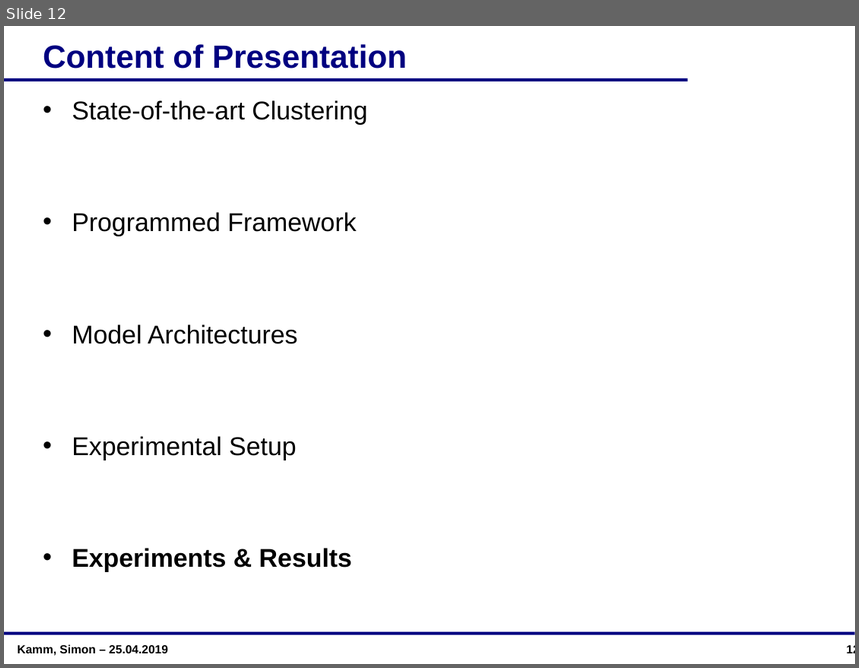
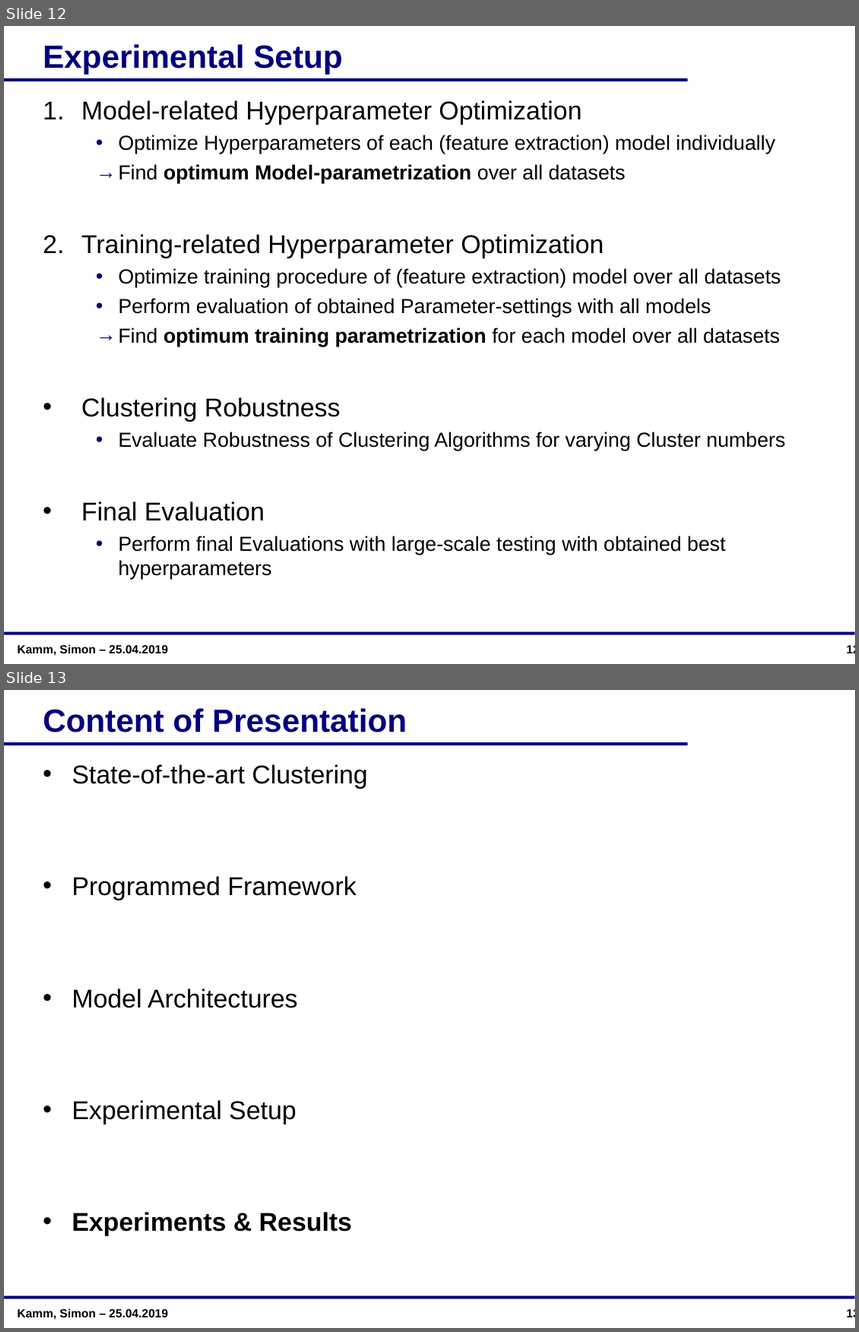
Before and after one commit to simonbuerste/Forschungsarbeit, a slide deck: Documentation/Pres_ResearchThesis_KammSimon.ppt. Shown one above the other, each under a label of ours: slide 12 before the commit, slides 12 and 13 after it. The pictures are 859x668 and 859x1332 pixels, drawn with LibreOffice and Linux fonts; fonts in the diff are those of the drawing; background and template pictures are left out. Boxes give left, top, right and bottom in pixels: in the first picture for what was removed or moved away, otherwise in the second. Text is boxed around its words. In the diff, an @@ line names an element or a change of style, - is before the commit and + after.

```diff
--- a/Documentation/Pres_ResearchThesis_KammSimon.ppt
+++ b/Documentation/Pres_ResearchThesis_KammSimon.ppt
@@ slide 12 added at [4,26,855,664], background #FFFFFF; not listed: 3 template elements that a slide beside it also shows @@
@@ title added at [43,44,342,74], 30 pt, text #000080, bold @@
+Experimental Setup
@@ text added at [82,100,785,580], 19 pt, text #000000 @@
+1. Model-related Hyperparameter Optimization
+    • Optimize Hyperparameters of each (feature extraction) model individually
+    → Find optimum Model-parametrization over all datasets
+2. Training-related Hyperparameter Optimization
+    • Optimize training procedure of (feature extraction) model over all datasets
+    • Perform evaluation of obtained Parameter-settings with all models
+    → Find optimum training parametrization for each model over all datasets
+• Clustering Robustness
+    • Evaluate Robustness of Clustering Algorithms for varying Cluster numbers
+• Final Evaluation
+    • Perform final Evaluations with large-scale testing with obtained best hyperparameters
@@ text added at [17,645,168,656], 11 pt, text #000000, bold @@
+Kamm, Simon – 25.04.2019
@@ what was slide 12 is now slide 13 @@
```
Also in this commit, not shown: 12 slides changed.
